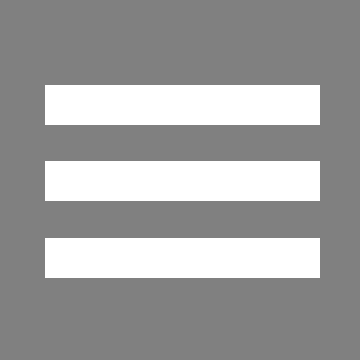
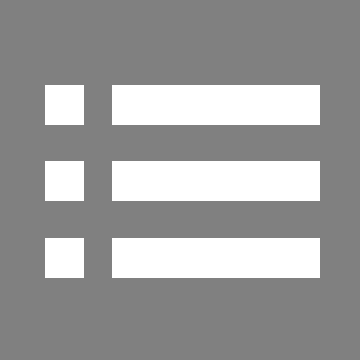
Revision of a layered w=360, h=360 image; what changed, layer by layer:
painted on "Layer" over [left=84, top=85, right=112, bottom=278]
